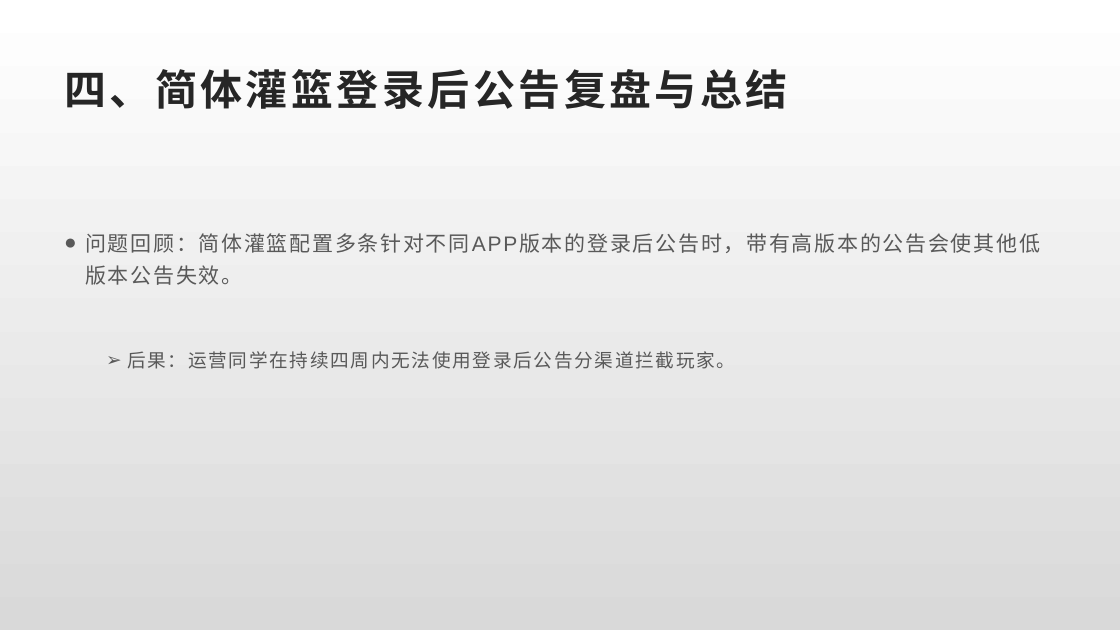
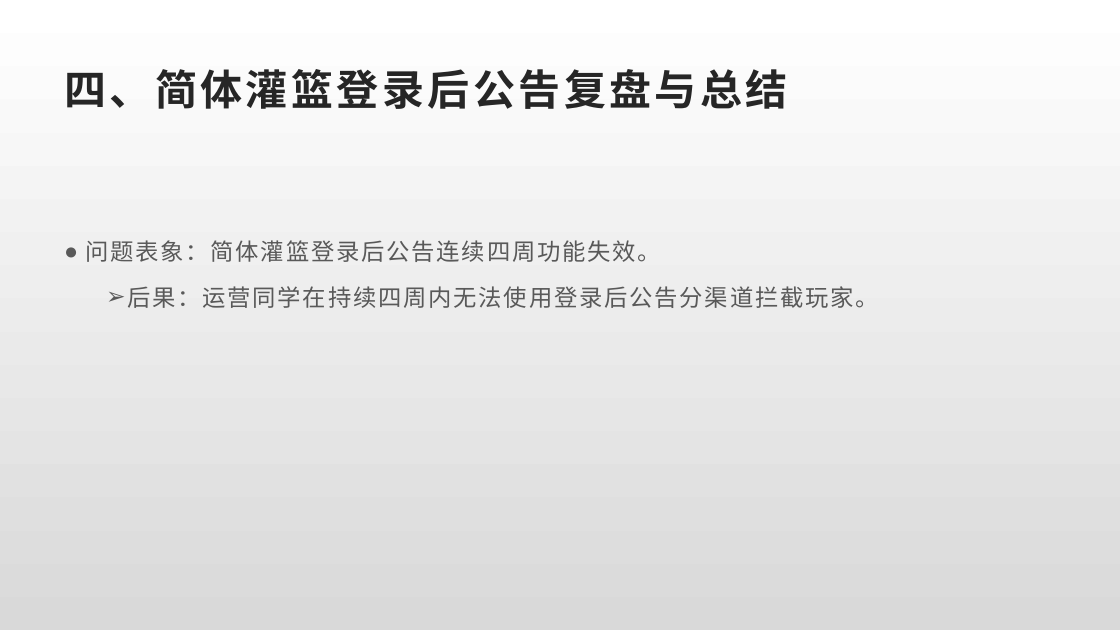
Before and after one commit to Rexixe1993/JavaScriptLesson, a slide deck: slide 14 of 全球版灌篮OBT复盘总结.pptx. Drawn at 1120x630 pixels with LibreOffice and Linux fonts; fonts in the diff are those of the drawing. Boxes give left, top, right and bottom in pixels: in the first picture for what was removed or moved away, otherwise in the second. Text is boxed around its words. In the diff, an @@ line names an element or a change of style, - is before the commit and + after.

```diff
--- a/全球版灌篮OBT复盘总结.pptx
+++ b/全球版灌篮OBT复盘总结.pptx
@@ text at box(85, 240, 661, 262): text changed; size 18 to 20 pt @@
-● 问题回顾：简体灌篮配置多条针对不同APP版本的登录后公告时，带有高版本的公告会使其他低版本公告失效。
+● 问题表象：简体灌篮登录后公告连续四周功能失效。
@@ text at box(127, 286, 879, 308): size 16 to 20 pt in "后果：运营同学在持续四周内无法使用登录后公告分渠道拦截玩家。" @@
```
Also in this commit, not shown: 5 other slides changed, 5 slides added.
